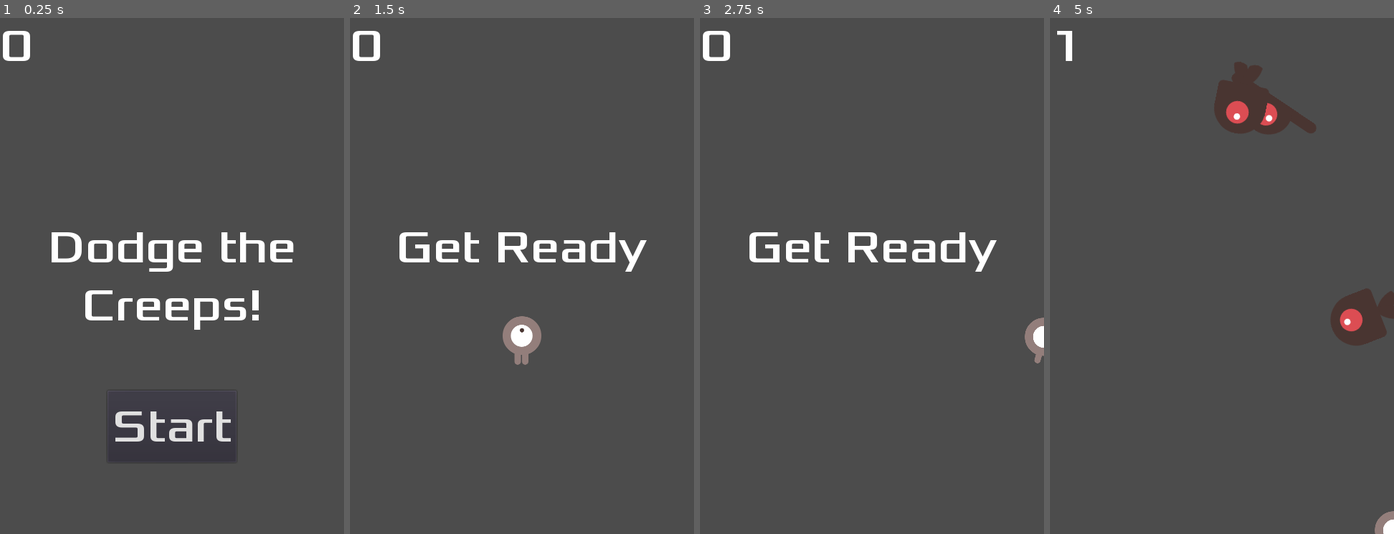
Above: before the commit, frames 1-4 (left to right).
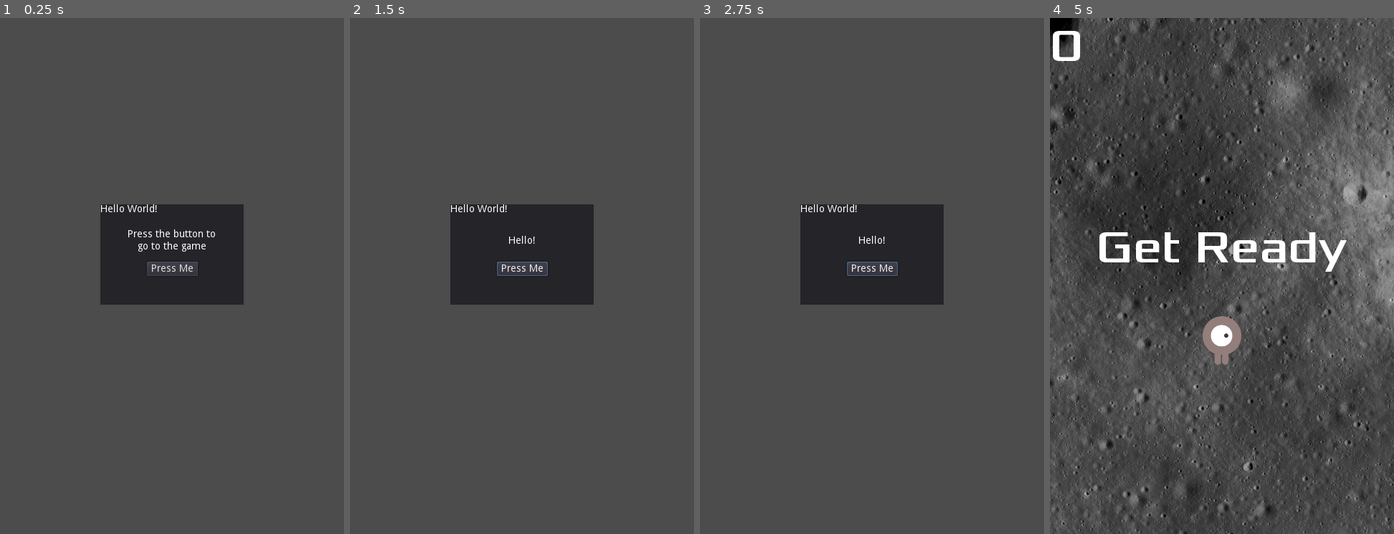
Above: after the commit, the same moments.

Repository: clennam/godotTutorial
Game: Godot game, scene res://scenes/sayhello/sayhello.tscn
The game is run twice, just before and just after one commit, with the same random seed, the same clock (stepped at 60 frames per second) and the same inputs. Before the commit the project starts from res://scenes/Main/Main.tscn.
Inputs (mouse positions are in pixels of both pictures, inside the frame that each line leads up to):
- Up to frame 1 (0.25 s): no input
- Up to frame 2 (1.5 s): click (522, 270) at 0.5 s, where only the run after the commit has a clickable "Press Me"; click (522, 425) at 1.25 s, where only the run before the commit has a clickable "Start"
- Up to frame 3 (2.75 s): tap Enter at 2 s; hold Right (ui_right) from 2.03 s (still down)
- Up to frame 4 (5 s): release Right (ui_right) at 2.78 s; hold Down (ui_down) 2.78-3.53 s; hold Right (ui_right) 3.53-4.25 s; click (1222, 425) at 4.25 s, where only the run after the commit has a clickable "Start"

The runs differ from the first frame. In frame 1, 10% of the frame differs, in the area x 0-86%, y 2-86%; in frame 2, 9.6%; in frame 3, 9.2%; in frame 4, 24%, in the area x 0-100%, y 0-100%.

Commit message:
Complete additional steps and link all tutorials together

Diff:
--- a/project.godot
+++ b/project.godot
@@ -16,7 +16,7 @@
 [application]
 
 config/name="Dodge the Creeps!"
-run/main_scene="res://scenes/Main/Main.tscn"
+run/main_scene="res://scenes/sayhello/sayhello.tscn"
 config/icon="res://icon.png"
 
 [display]
--- a/scenes/HUD/HUD.tscn
+++ b/scenes/HUD/HUD.tscn
@@ -14,6 +14,12 @@
 [sub_resource type="DynamicFont" id=3]
 size = 64
 font_data = ExtResource( 2 )
+
+[sub_resource type="InputEventAction" id=4]
+action = "ui_select"
+
+[sub_resource type="ShortCut" id=5]
+shortcut = SubResource( 4 )
 
 [node name="HUD" type="CanvasLayer"]
 script = ExtResource( 1 )
@@ -45,6 +51,7 @@
 margin_right = 90.0
 margin_bottom = -100.0
 custom_fonts/font = SubResource( 3 )
+shortcut = SubResource( 5 )
 text = "Start"
 
 [node name="MessageTimer" type="Timer" parent="."]
--- a/scenes/Hello.tscn
+++ b/scenes/Hello.tscn
@@ -1,6 +1,6 @@
 [gd_scene format=2]
 
-[node name="Label" type="Label"]
+[node name="HelloWorld" type="Label"]
 margin_right = 40.0
 margin_bottom = 14.0
-text = "Hello World"
+text = "Hello World!"
--- a/scenes/Main/Main.gd
+++ b/scenes/Main/Main.gd
@@ -7,6 +7,8 @@
 	$ScoreTimer.stop()
 	$MobTimer.stop()
 	$HUD.show_game_over()
+	$Music.stop()
+	$DeathSound.play()
 
 func new_game():
 	score = 0
@@ -14,6 +16,7 @@
 	$HUD.show_message("Get Ready")
 	$Player.start($StartPosition.position)
 	$StartTimer.start()
+	$Music.play()
 
 func _on_StartTimer_timeout():
 	$MobTimer.start()
--- a/scenes/Main/Main.tscn
+++ b/scenes/Main/Main.tscn
@@ -1,9 +1,12 @@
-[gd_scene load_steps=6 format=2]
+[gd_scene load_steps=9 format=2]
 
 [ext_resource path="res://scenes/Main/Main.gd" type="Script" id=1]
 [ext_resource path="res://scenes/Mob/Mob.tscn" type="PackedScene" id=2]
-[ext_resource path="res://scenes/Player/Player.tscn" type="PackedScene" id=3]
-[ext_resource path="res://scenes/HUD/HUD.tscn" type="PackedScene" id=4]
+[ext_resource path="res://dodge_assets/art/moon-surface.jpg" type="Texture" id=3]
+[ext_resource path="res://scenes/Player/Player.tscn" type="PackedScene" id=4]
+[ext_resource path="res://scenes/HUD/HUD.tscn" type="PackedScene" id=5]
+[ext_resource path="res://dodge_assets/art/House In a Forest Loop.ogg" type="AudioStream" id=6]
+[ext_resource path="res://dodge_assets/art/gameover.wav" type="AudioStream" id=7]
 
 [sub_resource type="Curve2D" id=1]
 _data = {
@@ -14,7 +17,12 @@
 script = ExtResource( 1 )
 Mob = ExtResource( 2 )
 
-[node name="Player" parent="." instance=ExtResource( 3 )]
+[node name="Background" type="Sprite" parent="."]
+position = Vector2( 339.995, 358.573 )
+scale = Vector2( 0.252619, 0.252619 )
+texture = ExtResource( 3 )
+
+[node name="Player" parent="." instance=ExtResource( 4 )]
 
 [node name="MobTimer" type="Timer" parent="."]
 wait_time = 0.5
@@ -35,7 +43,13 @@
 position = Vector2( 0.480042, -1.53411 )
 rotation = -0.00232554
 
-[node name="HUD" parent="." instance=ExtResource( 4 )]
+[node name="HUD" parent="." instance=ExtResource( 5 )]
+
+[node name="Music" type="AudioStreamPlayer" parent="."]
+stream = ExtResource( 6 )
+
+[node name="DeathSound" type="AudioStreamPlayer" parent="."]
+stream = ExtResource( 7 )
 [connection signal="hit" from="Player" to="." method="game_over"]
 [connection signal="timeout" from="MobTimer" to="." method="_on_MobTimer_timeout"]
 [connection signal="timeout" from="ScoreTimer" to="." method="_on_ScoreTimer_timeout"]
--- a/scenes/sayhello/sayhello.gd
+++ b/scenes/sayhello/sayhello.gd
@@ -7,3 +7,7 @@
 
 func _on_Button_pressed():
 	get_node("Label").text = "Hello!"
+	$SwitchSceneTimer.start()
+
+func _on_SwitchSceneTimer_timeout():
+	get_tree().change_scene("res://scenes/Main/Main.tscn")
--- a/scenes/sayhello/sayhello.tscn
+++ b/scenes/sayhello/sayhello.tscn
@@ -1,6 +1,13 @@
-[gd_scene load_steps=2 format=2]
+[gd_scene load_steps=5 format=2]
 
 [ext_resource path="res://scenes/sayhello/sayhello.gd" type="Script" id=1]
+[ext_resource path="res://scenes/Hello.tscn" type="PackedScene" id=2]
+
+[sub_resource type="InputEventAction" id=1]
+action = "ui_select"
+
+[sub_resource type="ShortCut" id=2]
+shortcut = SubResource( 1 )
 
 [node name="Panel" type="Panel"]
 anchor_left = 0.5
@@ -14,17 +21,28 @@
 script = ExtResource( 1 )
 
 [node name="Label" type="Label" parent="."]
-margin_left = 50.0
-margin_top = 50.0
-margin_right = 150.0
-margin_bottom = 60.0
-rect_pivot_offset = Vector2( 43.5382, 7.09988 )
-text = "This is a label"
+anchor_top = 0.5
+anchor_right = 1.0
+anchor_bottom = 0.5
+margin_top = -35.0
+margin_bottom = -3.0
+rect_pivot_offset = Vector2( 61.5936, 16.1434 )
+text = "Press the button to
+go to the game"
 align = 1
+valign = 1
 
 [node name="Button" type="Button" parent="."]
 margin_left = 65.0
 margin_top = 80.0
 margin_right = 136.0
 margin_bottom = 100.0
+shortcut = SubResource( 2 )
 text = "Press Me"
+
+[node name="HelloWorld" parent="." instance=ExtResource( 2 )]
+
+[node name="SwitchSceneTimer" type="Timer" parent="."]
+wait_time = 2.0
+one_shot = true
+[connection signal="timeout" from="SwitchSceneTimer" to="." method="_on_SwitchSceneTimer_timeout"]
Binary file added: dodge_assets/art/moon-surface.jpg
Not shown, added: dodge_assets/art/moon-surface.jpg.import
Not shown: 1 places in scenes/HUD/HUD.tscn that only renumber resources
